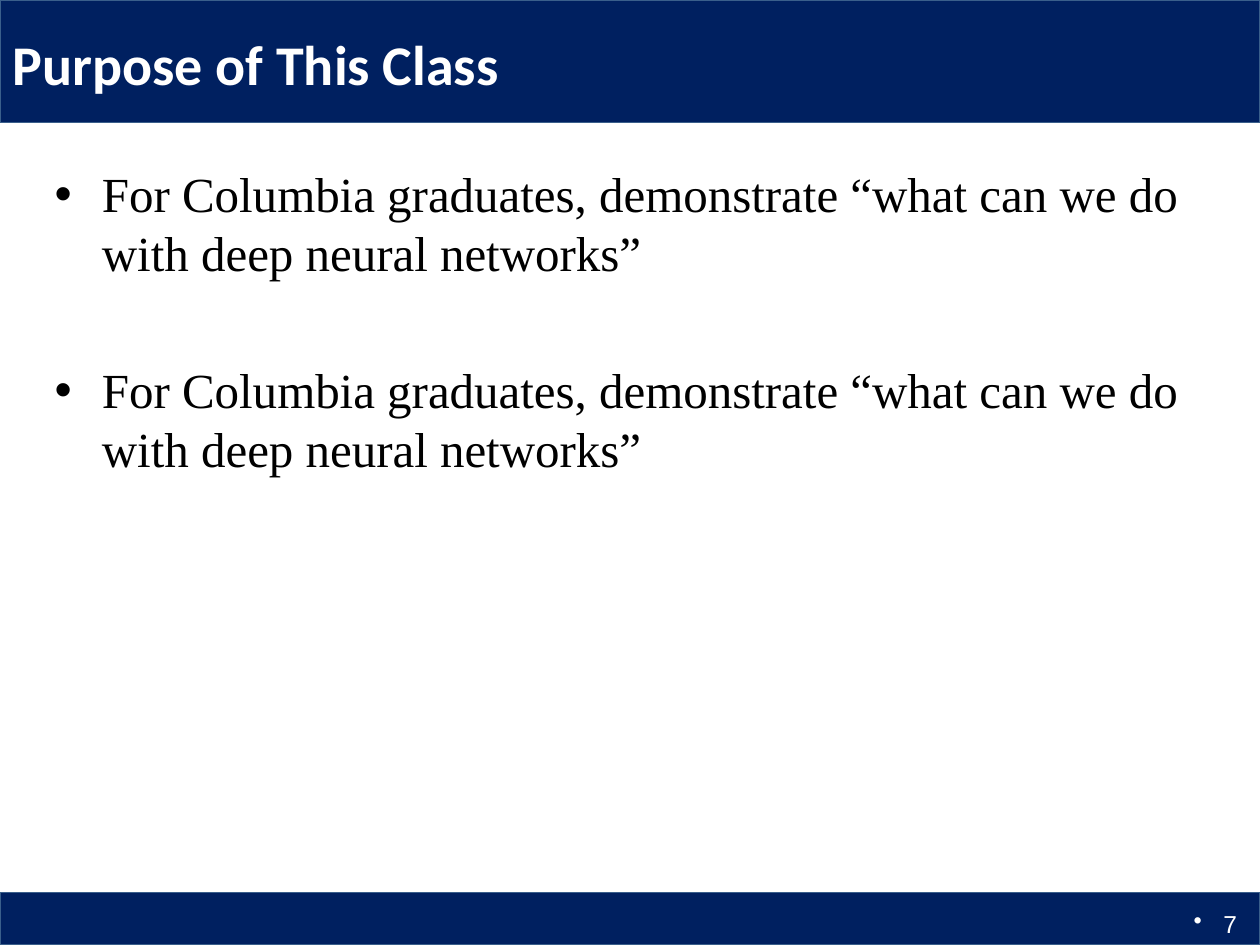
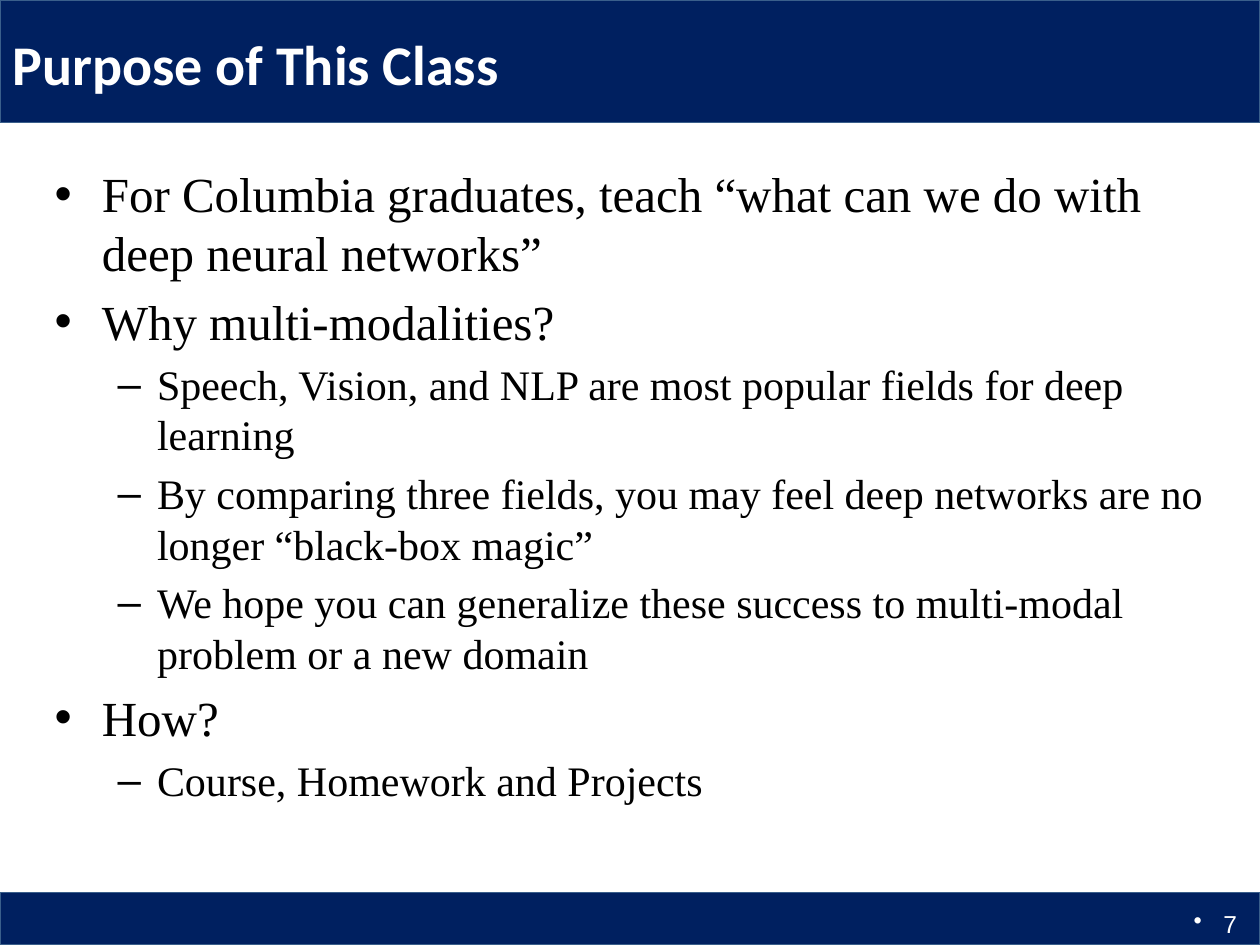
Before and after one commit to Columbia6894/Columbia6894.github.io, a slide deck: slide 7 of lecture/lecture1_llcao.pptx. Drawn at 1260x945 pixels with LibreOffice and Linux fonts; fonts in the diff are those of the drawing. Boxes give left, top, right and bottom in pixels: in the first picture for what was removed or moved away, otherwise in the second. Text is boxed around its words. In the diff, an @@ line names an element or a change of style, - is before the commit and + after.

Commit message:
update pdf and ppt of hw1

```diff
--- a/lecture/lecture1_llcao.pptx
+++ b/lecture/lecture1_llcao.pptx
@@ text at [102, 178, 1203, 805]: text changed; size 28 to 24 pt @@
-• For Columbia graduates, demonstrate “what can we do with deep neural networks”
-• For Columbia graduates, demonstrate “what can we do with deep neural networks”
+• For Columbia graduates, teach “what can we do with deep neural networks”
+• Why multi-modalities?
+  – Speech, Vision, and NLP are most popular fields for deep learning
+  – By comparing three fields, you may feel deep networks are no longer “black-box magic”
+  – We hope you can generalize these success to multi-modal problem or a new domain
+• How?
+  – Course, Homework and Projects
```
Also in this commit, not shown: 4 other slides changed, 1 other file.
